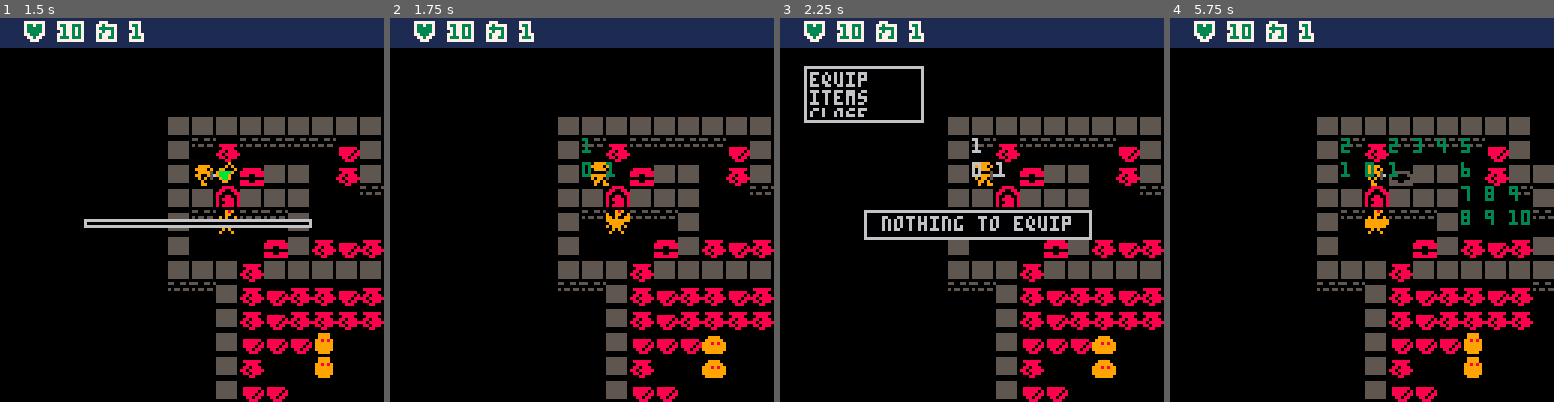
Above: before the commit, frames 1-4 (left to right).
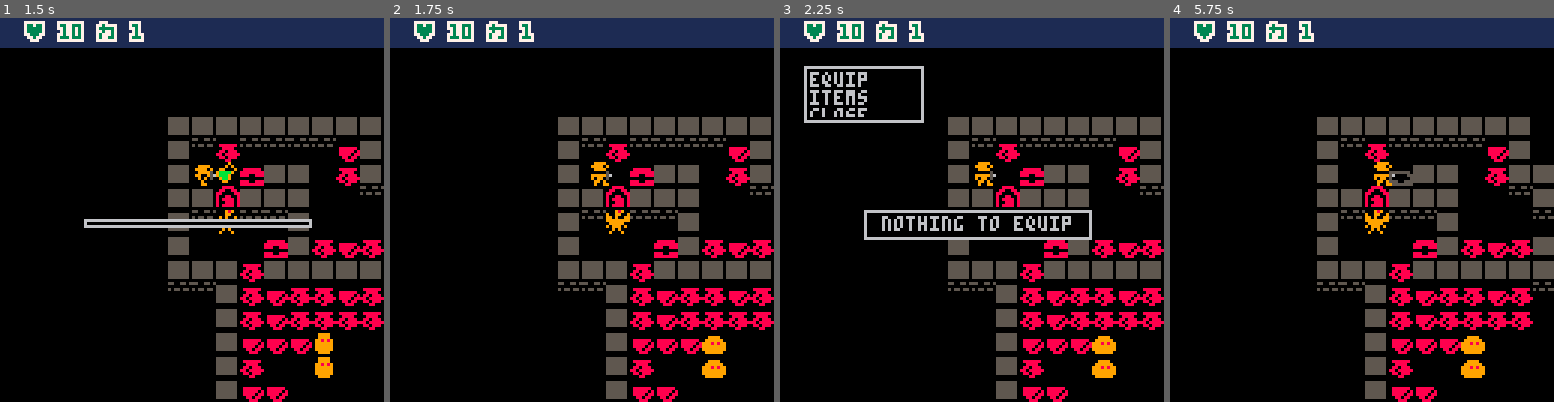
Above: after the commit, the same moments.

Repository: chebastian/picoabyss
Game: PICO-8 cartridge rouge.p8
Two runs of this game, one before a commit and one after it. Both use one fixed random seed, a clock stepped at 60 frames per second and the inputs below.
Inputs:
- Up to frame 1 (1.5 s): tap X (X key) at 0.33, 1.07 s; tap O (Z key) at 0.7 s
- Up to frame 2 (1.75 s): hold Right from 1.6 s (still down); tap O (Z key) at 1.7 s
- Up to frame 3 (2.25 s): tap X (X key) at 1.85 s; release Right at 2.1 s; tap O (Z key) at 2.1 s; hold Up from 2.15 s (still down)
- Up to frame 4 (5.75 s): release Up at 2.42 s; hold Right 2.47-3.03 s; tap O (Z key) every 0.4 s from 2.5 to 5.7 s; tap X (X key) at 2.97, 4.08, 5.2 s; hold Left 3.08-3.58 s; hold Down 3.63-3.97 s; hold Right 4.02-4.68 s; hold Up 4.73-5.03 s; hold Left 5.08-5.68 s; hold Down from 5.73 s (still down)

Frame 1 is identical in both runs. In frame 2, 0.2% of the frame differs, in the area x 50-59%, y 31-42%; in frame 3, 0.2%; in frame 4, 1.5%, in the area x 44-94%, y 31-94%.

Commit message:
bugfix walking to player
incorrectly passed the players pos reference instead of a copy
and also incorrectly never cleared the queue, meaning or searchspace was hughe after a few iterations

- perf
made walk to player use a lookup instead of an array, with an arbitrary 1d index for the position on a imaginary 128w field

Diff:
--- a/rouge.p8
+++ b/rouge.p8
@@ -49,11 +49,11 @@
  drw_win()
 
  cursor(100,20)
- for s in all(_dbg) do
-  print(s)
- end
-
- _dbg ={}
+ for i=1,10 do
+--  print(_dbg[#_dbg-i])
+ end
+
+-- _dbg ={}
 end
 
 function _update60()
@@ -203,7 +203,11 @@
  end
 
  push_upd(upd_ease)
- _srch_tiles = flood_fill(_plyr.pos,{{po=_plyr.pos,dst=0}})
+-- dbg(#_srch_tiles)
+ _srch_tiles =
+   flood_fill(
+   _plyr.pos,
+   {{po=p(_plyr.pos.x,_plyr.pos.y),dst=0}})
 end
 
 function ease_lerp(ent)
@@ -359,7 +363,7 @@
  end
 
  for dtil in all(_srch_tiles) do
-  print(dtil.dst,dtil.po.x*8,dtil.po.y*8)
+--  print(d	 queue = {}til.dst,dtil.po.x*8,dtil.po.y*8)
  end
  drw_dmg()
  camera(0,0)
@@ -461,12 +465,17 @@
 
 	 dpth+=1
 	 for q in all(queue) do
-	  add(nxt,q)
+	  add(nxt,
+	  {po=p(q.po.x,q.po.y),
+	   dst=q.dst})
 	 end
 
 	 if #queue == 0 then
 	  return nxt
 	 end
+
+	 queue = {}
+
  end
 
  return nxt
@@ -489,22 +498,35 @@
  enta.d = nil
 end
 
+function ptoi(po)
+-- arbitrary w, fix
+ return po.x+po.y*128
+end
+
+function arr_to_tbl(arr)
+ local tbl = {}
+ for ti in all(arr) do
+  tbl[ptoi(ti.po)] = ti.dst
+ end
+ return tbl
+end
+
 function wlk_to_plyr(ent)
+ local lookup = arr_to_tbl(_srch_tiles)
  local mini,mind = -1,999
- local curd = arr_find(_srch_tiles,ent.pos,cmp_p)
+ local curpt = ptoi(ent.pos)
+ local curd = lookup[curpt]
  if curd then
-  mind = curd.dst
+  mind = curd
  end
  for i=1,#dirs do
   local nx = ent.pos.x+dirs[i].x
   local ny = ent.pos.y+dirs[i].y
 
   local ndist = 999
-  local ptile =
-  arr_find(
-   _srch_tiles,p(nx,ny),cmp_p)
+  local ptile = lookup[ptoi(p(nx,ny))]
   if ptile then
-   ndist = ptile.dst
+   ndist = ptile
   end
 
   if ndist < mind then
@@ -1214,13 +1236,13 @@
 0000000101010101010101010000000000000000000000000000000000000000000000000000000000000000000000000000000000000000000000000000000000000000000000000000000000000000000000000000000000000000000000000000000000000000000000000000000000000000000000000000000000000000
 00000001000d000000000f010000000000000000000000000000000000000000000000000000000000000000000000000000000000000000000000000000000000000000000000000000000000000000000000000000000000000000000000000000000000000000000000000000000000000000000000000000000000000000
 0000000102020b0101000d010101010100000000010101010101010100000000000000000000000000000000000000000000000000000000000000000000000000000000000000000000000000000000000000000000000000000000000000000000000000000000000000000000000000000000000000000000000000000000
-0000000101090101010200000100000101010101010000000000000100000000000000000000000000000000000000000000000000000000000000000000000000000000000000000000000000000000000000000000000000000000000000000000000000000000000000000000000000000000000000000000000000000000
-0000000100000000010000000000020100000000010000000000000100000000000000000000000000000000000000000000000000000000000000000000000000000000000000000000000000000000000000000000000000000000000000000000000000000000000000000000000000000000000000000000000000000000
+0000000101090101010200000100000101090101010000000000000100000000000000000000000000000000000000000000000000000000000000000000000000000000000000000000000000000000000000000000000000000000000000000000000000000000000000000000000000000000000000000000000000000000
+0000000100000000010000000000020900000000010000000000000100000000000000000000000000000000000000000000000000000000000000000000000000000000000000000000000000000000000000000000000000000000000000000000000000000000000000000000000000000000000000000000000000000000
 000000010000020b010d0f0d0100000100000000090000000000000100000000000000000000000000000000000000000000000000000000000000000000000000000000000000000000000000000000000000000000000000000000000000000000000000000000000000000000000000000000000000000000000000000000
 0000000101010d01010101010101000100000000010901010101010100000000000000000000000000000000000000000000000000000000000000000000000000000000000000000000000000000000000000000000000000000000000000000000000000000000000000000000000000000000000000000000000000000000
 0000000000010d0f0d0d0f0d0000000100000001010000000001000000000000000000000000000000000000000000000000000000000000000000000000000000000000000000000000000000000000000000000000000000000000000000000000000000000000000000000000000000000000000000000000000000000000
-0000000000010d0f0d0d0d0d000d0f0100000001000000000001000000000000000000000000000000000000000000000000000000000000000000000000000000000000000000000000000000000000000000000000000000000000000000000000000000000000000000000000000000000000000000000000000000000000
-0000000000010f0f0f00000000000f0101010101000000000001000000000000000000000000000000000000000000000000000000000000000000000000000000000000000000000000000000000000000000000000000000000000000000000000000000000000000000000000000000000000000000000000000000000000
+0000000000010d0f0d0d0d0d000d0f0100000001010101010001000000000000000000000000000000000000000000000000000000000000000000000000000000000000000000000000000000000000000000000000000000000000000000000000000000000000000000000000000000000000000000000000000000000000
+0000000000010f0f0f00000000000f0101010101010101010001000000000000000000000000000000000000000000000000000000000000000000000000000000000000000000000000000000000000000000000000000000000000000000000000000000000000000000000000000000000000000000000000000000000000
 0000000000010d000202020202020f0900000009000000000001000000000000000000000000000000000000000000000000000000000000000000000000000000000000000000000000000000000000000000000000000000000000000000000000000000000000000000000000000000000000000000000000000000000000
 0000000000010f0f02020202020f0d0101010101010101010101000000000000000000000000000000000000000000000000000000000000000000000000000000000000000000000000000000000000000000000000000000000000000000000000000000000000000000000000000000000000000000000000000000000000
 0000000000010d0d0f0d0f0d0d0d0f0100000000000000000000000000000000000000000000000000000000000000000000000000000000000000000000000000000000000000000000000000000000000000000000000000000000000000000000000000000000000000000000000000000000000000000000000000000000
